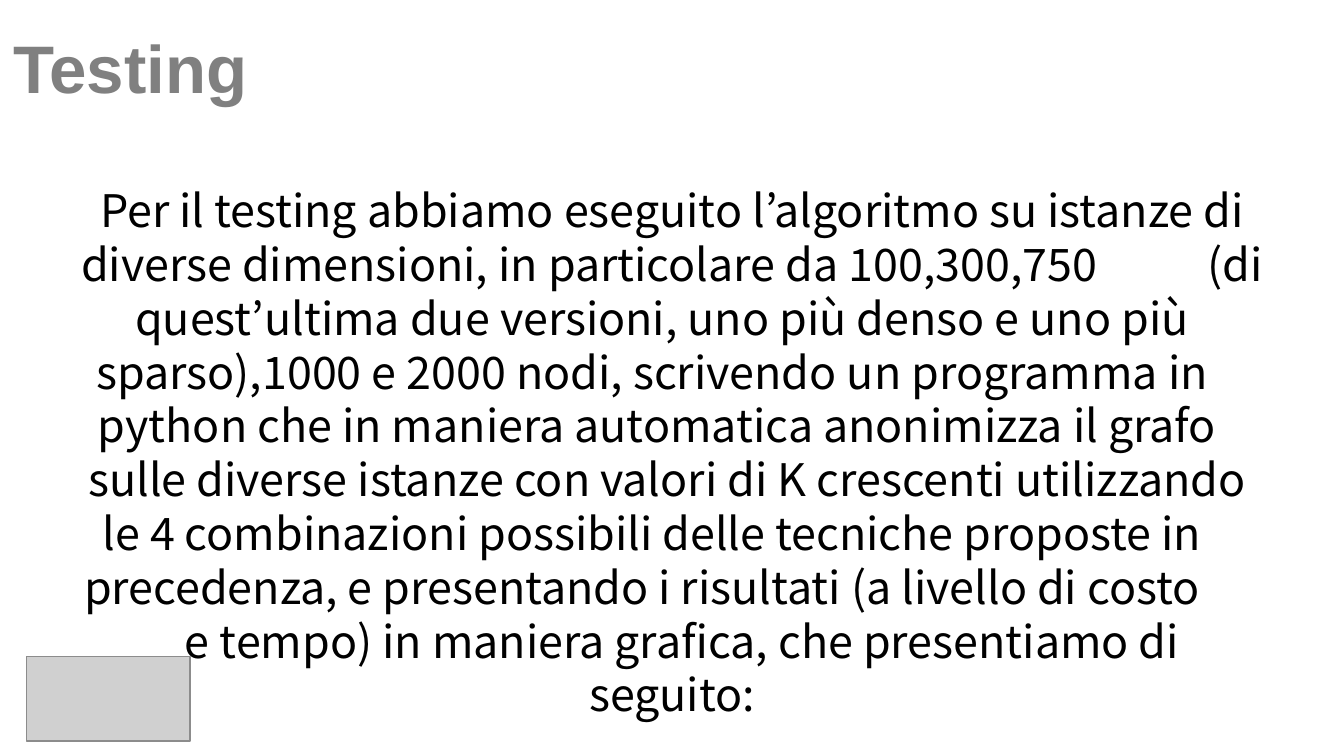
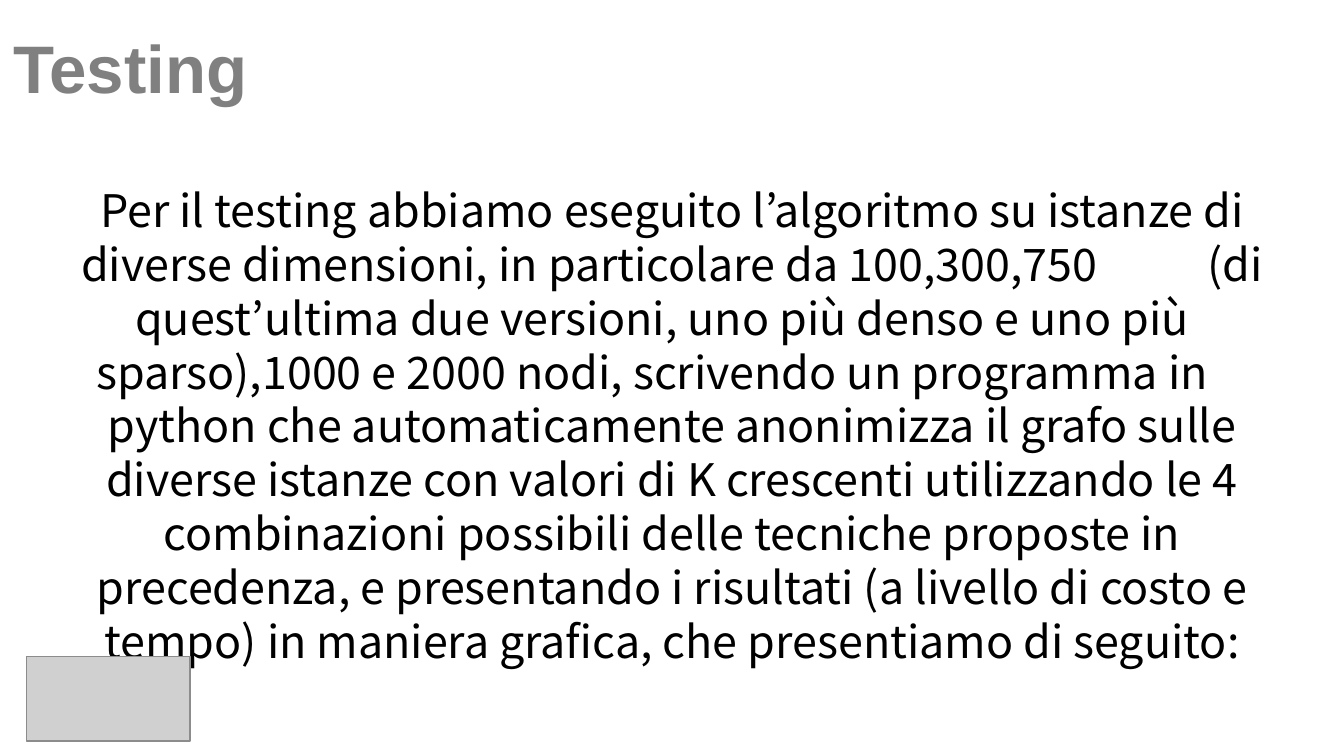
Before and after one commit to Navypowder/DP-P-project, a slide deck: slide 12 of Presentation/Towards_Identity_Anonymization_on_graph(K-degree anonymization).pptx. Drawn at 1344x756 pixels with LibreOffice and Linux fonts; fonts in the diff are those of the drawing; grey boxes stand for pictures; background and template pictures are left out. Boxes give left, top, right and bottom in pixels: in the first picture for what was removed or moved away, otherwise in the second. Text is boxed around its words. In the diff, an @@ line names an element or a change of style, - is before the commit and + after.

```diff
--- a/Presentation/Towards_Identity_Anonymization_on_graph(K-degree anonymization).pptx
+++ b/Presentation/Towards_Identity_Anonymization_on_graph(K-degree anonymization).pptx
@@ text at box(81, 191, 1263, 669): text changed @@
-Per il testing abbiamo eseguito l’algoritmo su istanze di diverse dimensioni, in particolare da 100,300,750 (di quest’ultima due versioni, uno più denso e uno più sparso),1000 e 2000 nodi, scrivendo un programma in python che in maniera automatica anonimizza il grafo sulle diverse istanze con valori di K crescenti utilizzando le 4 combinazioni possibili delle tecniche proposte in precedenza, e presentando i risultati (a livello di costo e tempo) in maniera grafica, che presentiamo di seguito:
+Per il testing abbiamo eseguito l’algoritmo su istanze di diverse dimensioni, in particolare da 100,300,750 (di quest’ultima due versioni, uno più denso e uno più sparso),1000 e 2000 nodi, scrivendo un programma in python che automaticamente anonimizza il grafo sulle diverse istanze con valori di K crescenti utilizzando le 4 combinazioni possibili delle tecniche proposte in precedenza, e presentando i risultati (a livello di costo e tempo) in maniera grafica, che presentiamo di seguito:
```
Also in this commit, not shown: 3 other slides changed.
